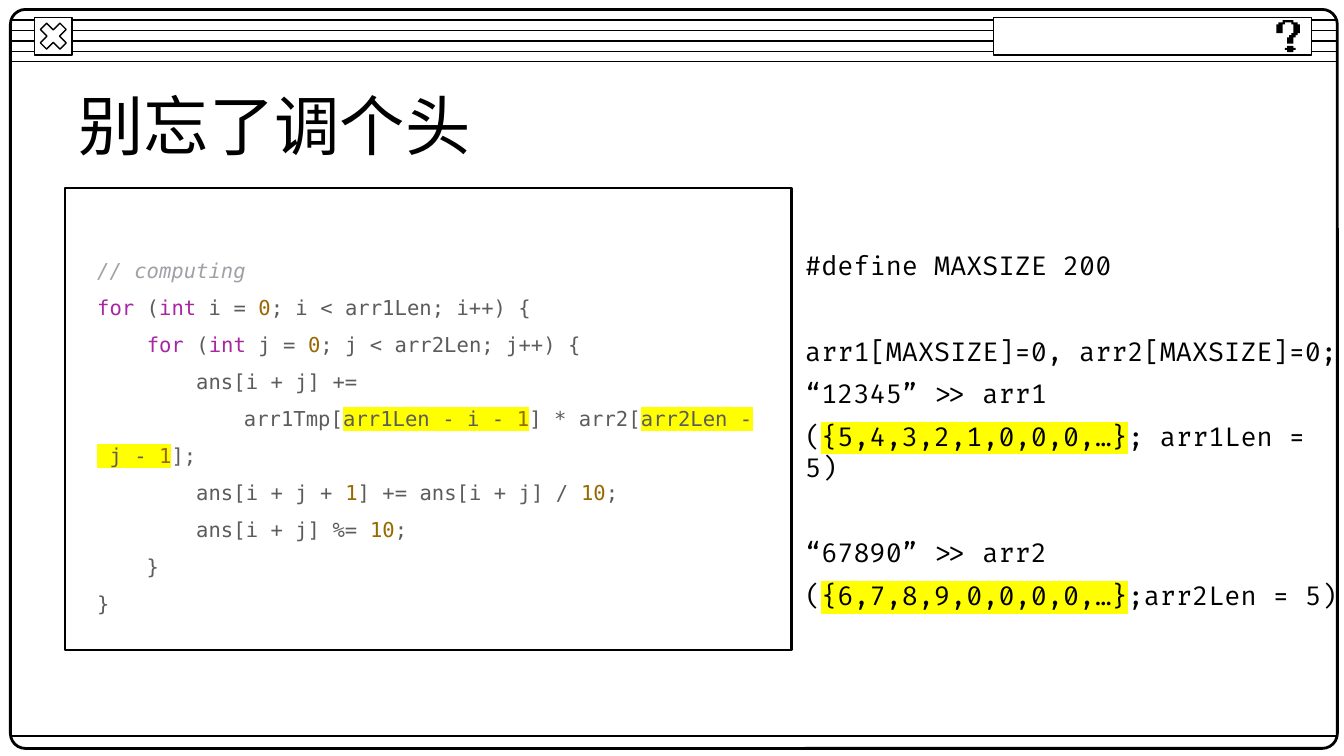
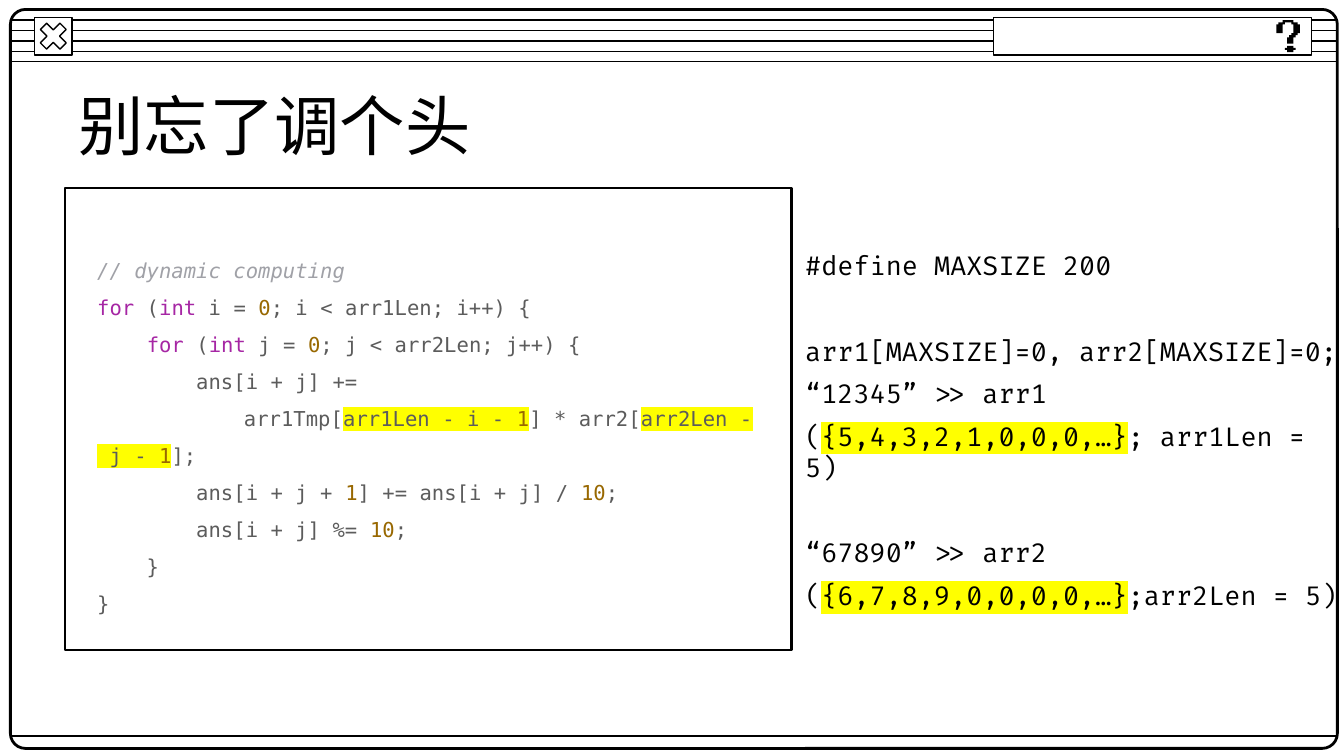
Before and after one commit to Mightlaus/CPP_2022_HNU, a slide deck: slide 23 of 小班任务/long_multiply/longMultiply.pptx. Drawn at 1344x756 pixels with LibreOffice and Linux fonts; fonts in the diff are those of the drawing. Boxes give left, top, right and bottom in pixels: in the first picture for what was removed or moved away, otherwise in the second. Text is boxed around its words. In the diff, an @@ line names an element or a change of style, - is before the commit and + after.

```diff
--- a/小班任务/long_multiply/longMultiply.pptx
+++ b/小班任务/long_multiply/longMultiply.pptx
@@ text at <box>134,262,344,282</box>: text changed @@
-// computing
+// dynamic computing
```
Also in this commit, not shown: 2 other slides changed, 3 other files.
